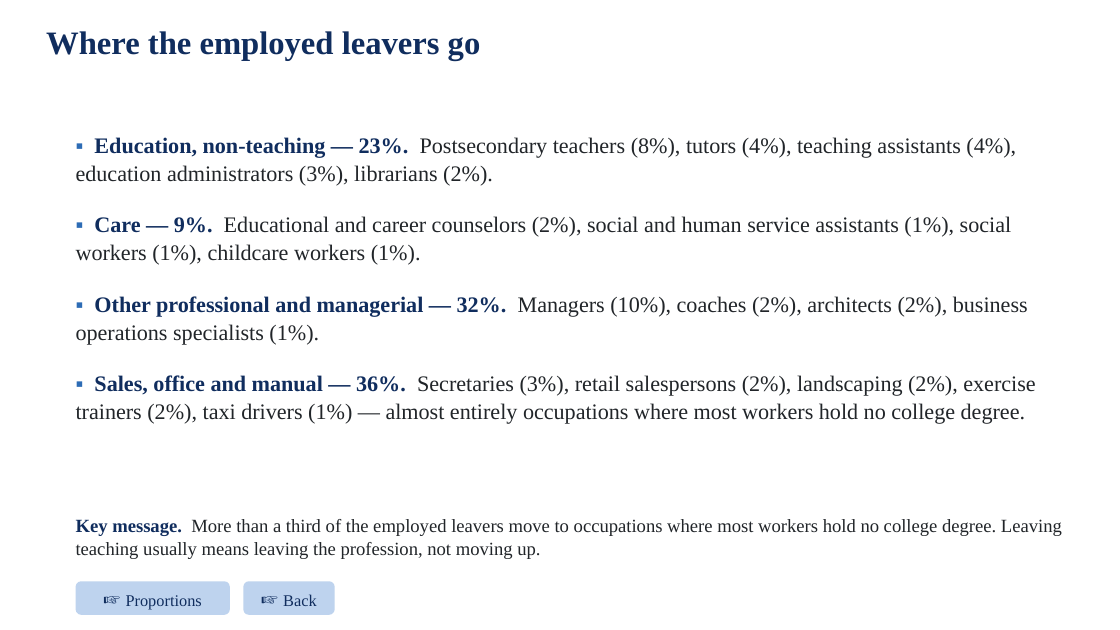
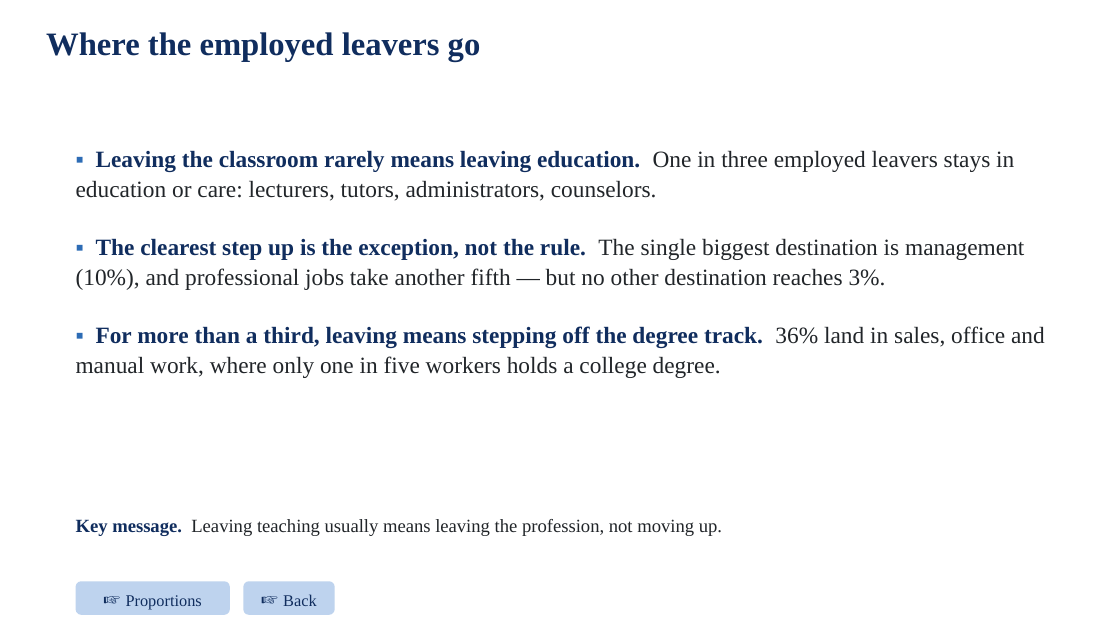
Before and after one commit to jedr1-ship-it/Alternative-Pathways----Quant, a slide deck: slide 1 of report/data_cluster/whereleaversgo_slide.pptx. Drawn at 1120x630 pixels with LibreOffice and Linux fonts; fonts in the diff are those of the drawing. Boxes give left, top, right and bottom in pixels: in the first picture for what was removed or moved away, otherwise in the second. Text is boxed around its words. In the diff, an @@ line names an element or a change of style, - is before the commit and + after.

```diff
--- a/report/data_cluster/whereleaversgo_slide.pptx
+++ b/report/data_cluster/whereleaversgo_slide.pptx
@@ text at box(76, 150, 1045, 378): text changed; size 19 to 20 pt @@
-▪ Education, non-teaching — 23%. Postsecondary teachers (8%), tutors (4%), teaching assistants (4%), education administrators (3%), librarians (2%).
-▪ Care — 9%. Educational and career counselors (2%), social and human service assistants (1%), social workers (1%), childcare workers (1%).
-▪ Other professional and managerial — 32%. Managers (10%), coaches (2%), architects (2%), business operations specialists (1%).
-▪ Sales, office and manual — 36%. Secretaries (3%), retail salespersons (2%), landscaping (2%), exercise trainers (2%), taxi drivers (1%) — almost entirely occupations where most workers hold no college degree.
+▪ Leaving the classroom rarely means leaving education. One in three employed leavers stays in education or care: lecturers, tutors, administrators, counselors.
+▪ The clearest step up is the exception, not the rule. The single biggest destination is management (10%), and professional jobs take another fifth — but no other destination reaches 3%.
+▪ For more than a third, leaving means stepping off the degree track. 36% land in sales, office and manual work, where only one in five workers holds a college degree.
@@ text at box(76, 519, 722, 536): text changed @@
-Key message. More than a third of the employed leavers move to occupations where most workers hold no college degree. Leaving teaching usually means leaving the profession, not moving up.
+Key message. Leaving teaching usually means leaving the profession, not moving up.
```
Also in this commit, not shown: 11 other files.
